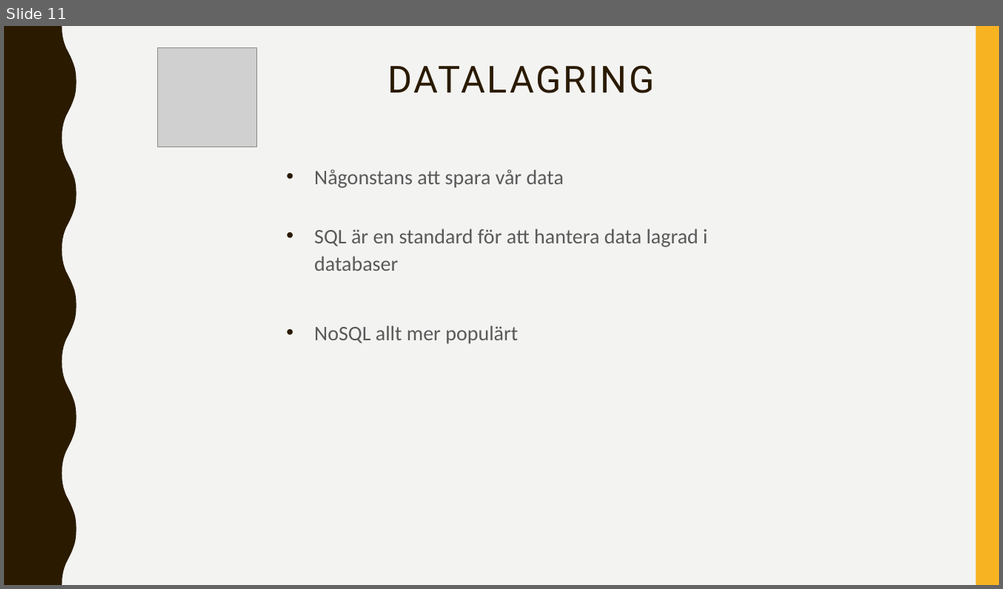
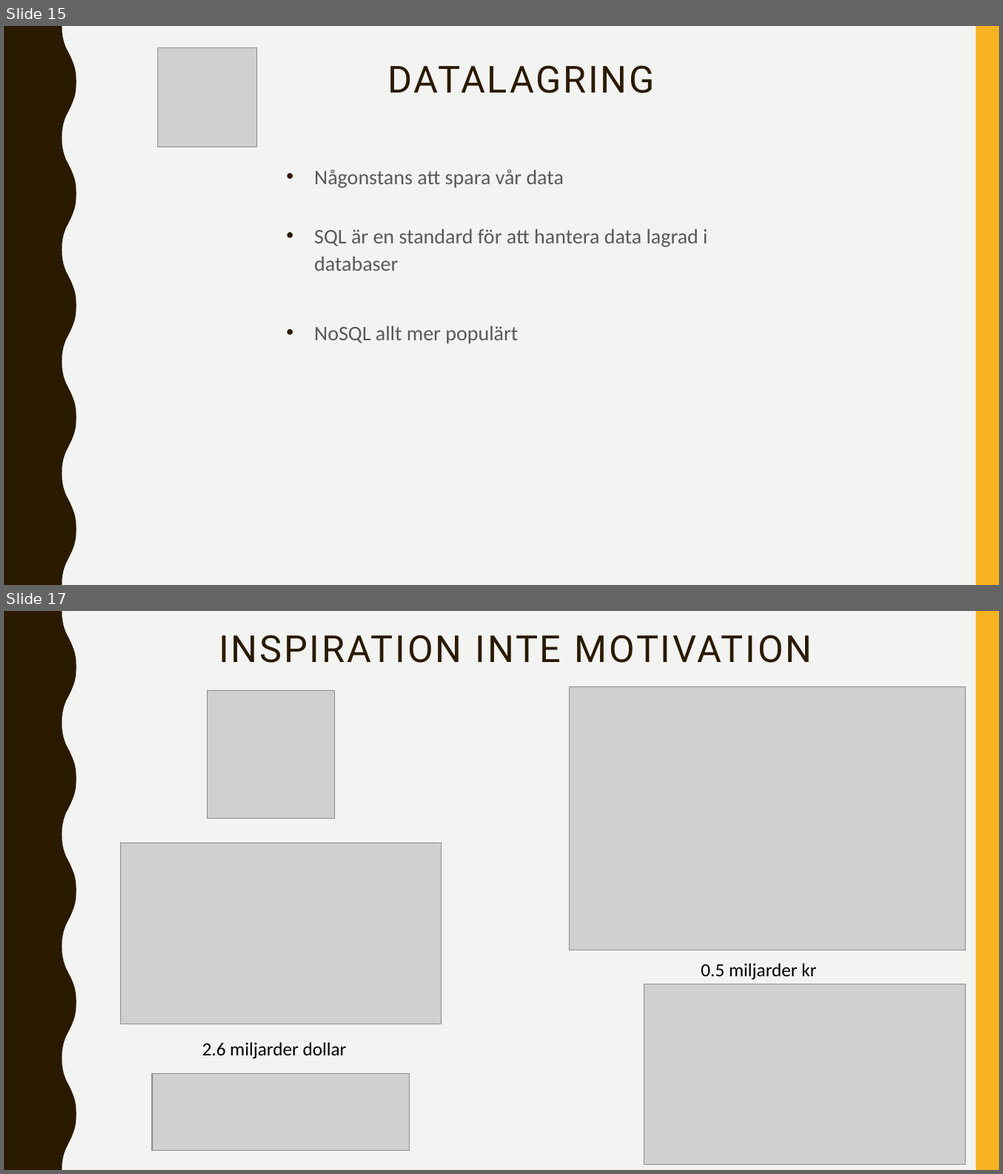
Before and after one commit to abbjetmus/programmering, a slide deck: Webben.pptx. Shown one above the other, each under a label of ours: slide 11 before the commit, slides 15 and 17 after it; the slides between them are not shown. The pictures are 1003x589 and 1003x1174 pixels, drawn with LibreOffice and Linux fonts; fonts in the diff are those of the drawing; grey boxes stand for pictures. Boxes give left, top, right and bottom in pixels: in the first picture for what was removed or moved away, otherwise in the second. Text is boxed around its words. In the diff, an @@ line names an element or a change of style, - is before the commit and + after.

```diff
--- a/Webben.pptx
+++ b/Webben.pptx
@@ slide 17 added at (4, 611, 999, 1170), background #F3F3F2; not listed: 2 template elements that a slide beside it also shows @@
@@ title added at (219, 635, 812, 663), 36 pt, text #2A1A00 @@
+INSPIRATION INTE MOTIVATION
@@ picture added at (207, 691, 335, 818) @@
@@ picture added at (569, 686, 966, 951) @@
@@ picture added at (120, 844, 441, 1025) @@
@@ text added at (700, 963, 816, 980), 18 pt, text #000000 @@
+0.5 miljarder kr
@@ picture added at (644, 985, 965, 1165) @@
@@ text added at (202, 1042, 347, 1059), 18 pt, text #000000 @@
+2.6 miljarder dollar
@@ picture added at (152, 1073, 409, 1151) @@
@@ what was slide 11 is now slide 15 @@
```
Also in this commit, not shown: 1 slide changed, 5 other slides added, 2 other files.
